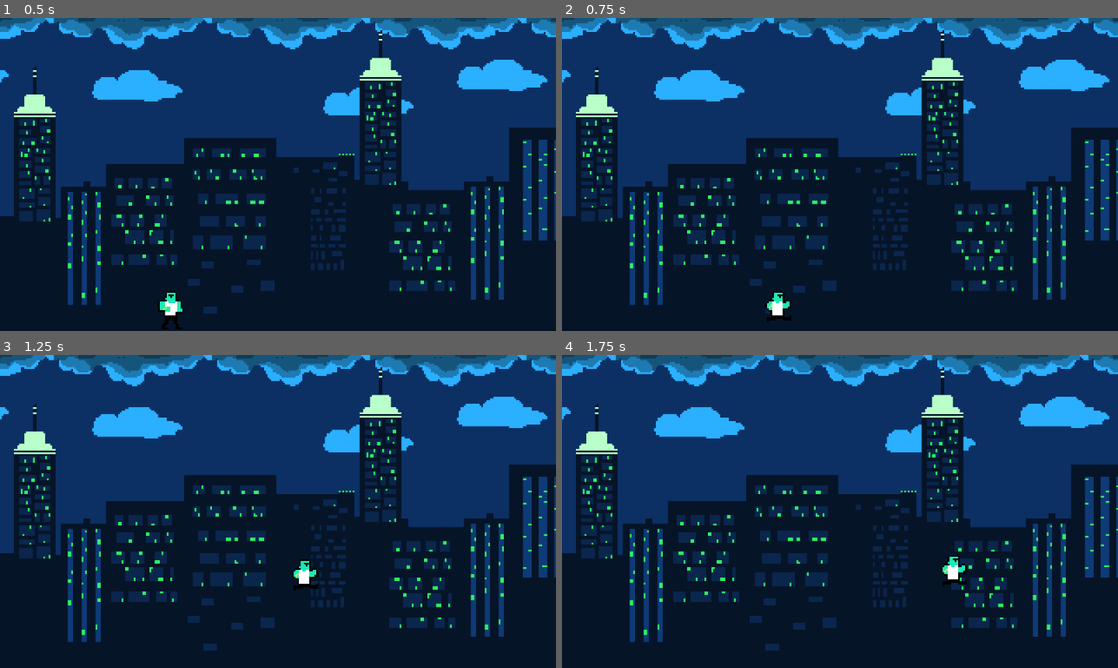
Above: before the commit, frames 1-4 (two rows, left to right).
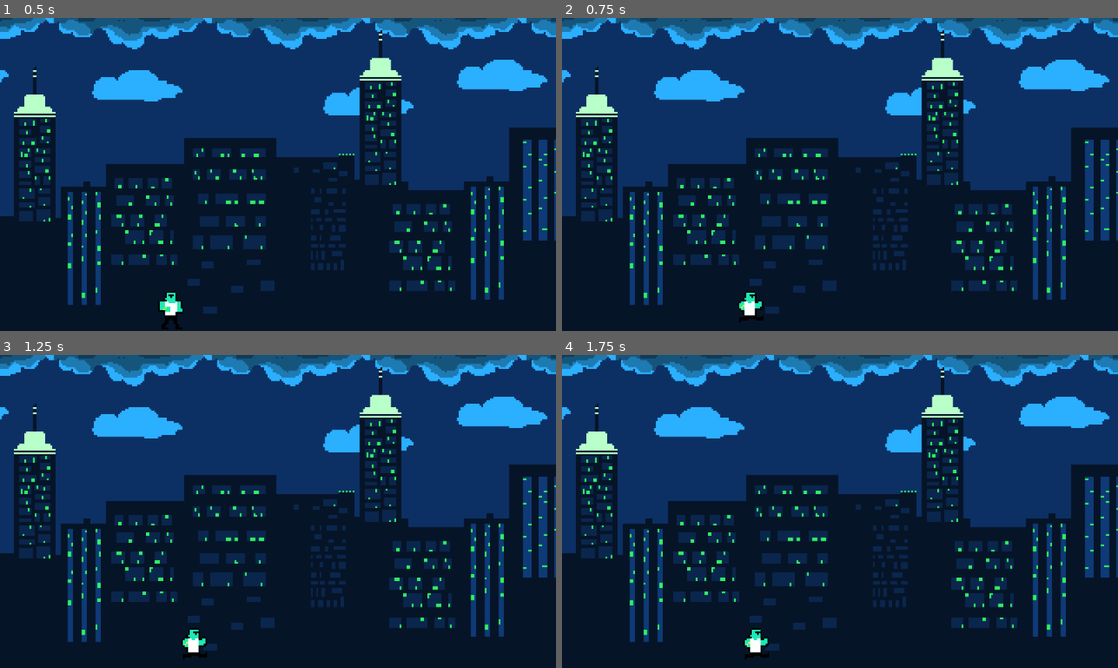
Above: after the commit, the same moments.

Repository: oliver-miguez/Anny---GodotGame
Game: Godot game, scene res://Scenes/Test/mapa_prueba.tscn
Two runs of this game, one before a commit and one after it. Both use one fixed random seed, a clock stepped at 60 frames per second and the inputs below. The project has no main scene, so this scene is started directly. Sound files missing from this copy of the repository are replaced by a short silence.
Inputs:
- Up to frame 1 (0.5 s): no input
- Up to frame 2 (0.75 s): hold D (Right_Input) from 0.53 s (still down); hold Shift (Shift) from 0.53 s (still down)
- Up to frame 3 (1.25 s): keep holding D (Right_Input); keep holding Shift (Shift); tap W (Up_Input) at 0.77, 0.8, 1.07 s
- Up to frame 4 (1.75 s): keep holding D (Right_Input); release Shift (Shift) at 1.28 s; tap W (Up_Input) at 1.35, 1.52 s; tap Shift (Shift) at 1.55 s

Frame 1 is identical in both runs. In frame 2, 0.6% of the frame differs, in the area x 31-42%, y 87-98%; in frame 3, 0.6%; in frame 4, 0.6%, in the area x 32-73%, y 64-98%.

Commit message:
Arreglado bug de animaicón, evita que cuando esteamos agachador nos podamos mover

Diff:
--- a/Scripts/MainCharacter/main_character.gd
+++ b/Scripts/MainCharacter/main_character.gd
@@ -8,7 +8,7 @@
 @export var speed = 100 # Velocidad del player
 @export var jump_force = 300 # Fuerza con la que salta el player
 @export var running_speed = 160 # Velocidad cuando el player está en el estado de correr
-
+@export var speed_null = 0 # Para administrar la velocidad del player por ejemplo cuando se agacha, para evitar que se mueva
 const  GRAVITY_VALUE = 980.0 # Fuerza de gravedad
 
 @onready var main_character_animations = $MainCharacterAnimations # Animaciones del MainCharacter
@@ -22,12 +22,11 @@
 	if not is_on_floor(): # Aplica gravedad al player  cuando no este en el suelo
 		gravity(delta)
 
-	player_movement() # Llama a la función que permite el movimiento del player
-
 	# Máquina de estados main-character
 	match  current_state:
 		#Estado IDLE
 		main_character_states.IDLE:
+			player_movement()
 			if not is_on_floor(): # FALLING
 				current_state = main_character_states.FALLING
 			if Input.is_action_just_pressed("Up_Input") and is_on_floor(): # JUMPING
@@ -35,6 +34,7 @@
 				jump()
 			elif Input.is_action_pressed("Down_Input") and is_on_floor(): # CROUCHING
 				current_state = main_character_states.CROUCHING
+				crouch_no_velocity() # Hasta que no cambie de estado, lo mantiene quieto agachado
 			elif Input.is_action_pressed("Shift") and velocity.x != 0: # RUNNING
 				enter_run() # Cambia la velocidad a la velocidad de carrera
 				current_state = main_character_states.RUNNING
@@ -43,28 +43,44 @@
 			else:
 				current_state = main_character_states.IDLE # IDLE
 
+
 		# Estado Walking
 		main_character_states.WALKING:
+			player_movement()
 			if not is_on_floor():
 				current_state = main_character_states.FALLING # FALLING
-			elif velocity.x == 0:
-				current_state = main_character_states.IDLE # IDLE
-			elif Input.is_action_just_pressed("Up_Input") and is_on_floor(): # JUMPING
-				current_state = main_character_states.JUMPING
-				jump()
-			elif Input.is_action_pressed("Shift") and velocity.x != 0: # RUNNING
-				enter_run()
-				current_state = main_character_states.RUNNING
 			else:
-				current_state = main_character_states.WALKING # WALKING
-
-		main_character_states.CROUCHING:
-			if is_on_floor():
 				if velocity.x == 0:
 					current_state = main_character_states.IDLE # IDLE
-				elif velocity.x != 0:
+				elif Input.is_action_just_pressed("Up_Input") and is_on_floor(): # JUMPING
+					current_state = main_character_states.JUMPING
+					jump()
+				elif Input.is_action_pressed("Shift") and velocity.x != 0: # RUNNING
+					enter_run()
+					current_state = main_character_states.RUNNING
+				elif Input.is_action_pressed("Down_Input") and velocity.x == 0: # CROUCHING
+					current_state = main_character_states.CROUCHING
+					crouch_no_velocity()
+				else:
 					current_state = main_character_states.WALKING # WALKING
 
+
+		main_character_states.CROUCHING:
+					# El jugador PERMANECE en este estado mientras Down_Input esté presionado.
+					if not Input.is_action_pressed("Down_Input") and is_on_floor():
+						# 1. Restaura la velocidad (variable speed, aunque player_movement la usará)
+						crouch_velocity()
+
+						# 2. Decide si ir a IDLE o WALKING. Como velocity.x aún está en 0
+						#    al salir del estado, comprobamos si hay input de movimiento.
+						var direction := Input.get_action_strength("Right_Input") - Input.get_action_strength("Left_Input")
+
+						if direction != 0:
+							current_state = main_character_states.WALKING
+						else:
+							current_state = main_character_states.IDLE
+					# Si Down_Input sigue presionado, no hacemos nada más,
+					# y player_movement() mantendrá la velocidad en 0.
 		#Estado Hitting
 		main_character_states.HITTING:
 			punch()
@@ -110,8 +126,10 @@
 			if is_on_floor():
 				if velocity.x == 0:
 					current_state = main_character_states.IDLE
+					crouch_velocity() # Devuelve el movimiento al player tras cambiar de estado
 				elif velocity.x > 0 ||velocity.x < 0 :
 					current_state = main_character_states.WALKING
+					crouch_velocity()
 
 		# Estado TakingDamage
 		main_character_states.TAKINGDAMAGE:
@@ -152,10 +170,13 @@
 func roll():
 	pass
 
-# Estado agacharse, permite cubrirse de peligros
-func crouch():
-	print("En el estado agachado")
-	pass
+# Estado agacharse, permite cubrirse de peligros, mantiene al player quieto
+func crouch_no_velocity():
+	velocity.x = speed_null # evita que el player se mueva cuando esta agachado
+
+# Devuelve la velocidad al player cuando deja de estar agachado
+func crouch_velocity():
+	velocity.x = speed
 
 ## Estado saltando
 func jump():
@@ -172,9 +193,13 @@
 ## Otros métodos
 # Se ejecuta cuando se detecta un Input del teclado para mover al main-character
 func player_movement():
-	# Movimiento horizontal
-	var direction := Input.get_action_strength("Right_Input") - Input.get_action_strength("Left_Input")
-	velocity.x = direction * speed
+	# Evita mover al player cuando está agachado
+	if current_state == main_character_states.CROUCHING:
+		velocity.x = 0
+	else:
+		# Movimiento horizontal
+		var direction := Input.get_action_strength("Right_Input") - Input.get_action_strength("Left_Input")
+		velocity.x = direction * speed
 
 	# Mover al personaje
 	move_and_slide()
@@ -196,6 +221,6 @@
 	if Input.is_action_pressed("Down_Input"):
 		main_character_animations.play("Crouch")
 
-# Gravedad que afecta al player
+## Gravedad que afecta al player
 func gravity(delta):
 	velocity.y = velocity.y +(GRAVITY_VALUE * delta)
